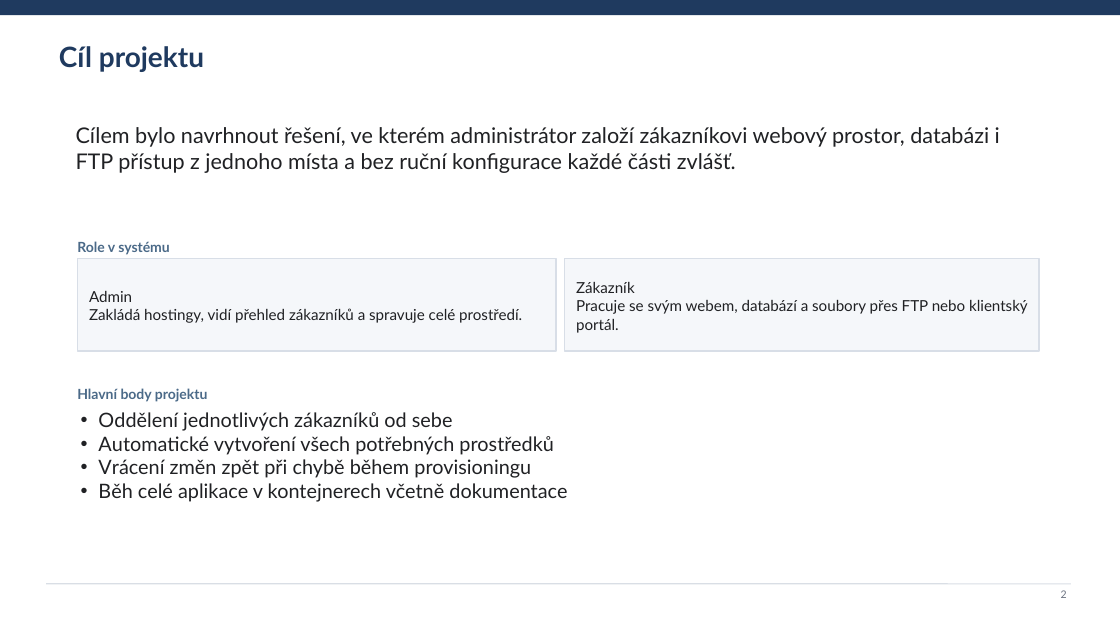
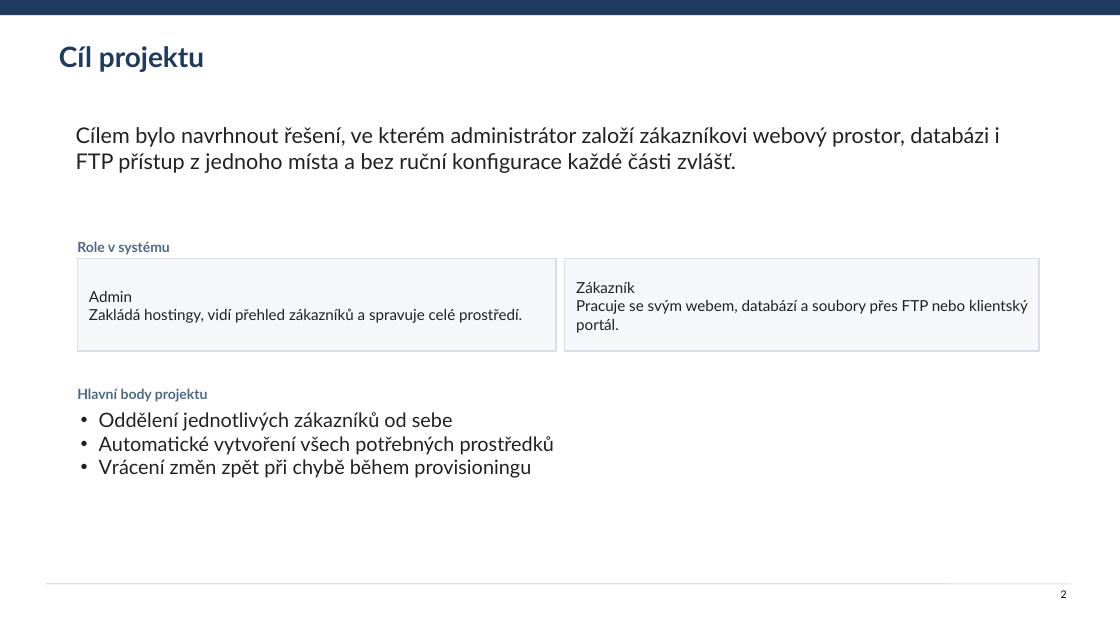
Before and after one commit to matejbartoncik/BSPWE_semestralka, a slide deck: slide 2 of WebServerPrezentace.pptx. Drawn at 1120x630 pixels with LibreOffice and Linux fonts; fonts in the diff are those of the drawing. Boxes give left, top, right and bottom in pixels: in the first picture for what was removed or moved away, otherwise in the second. Text is boxed around its words. In the diff, an @@ line names an element or a change of style, - is before the commit and + after.

Commit message:
Add demo PHP web application and database schema
- Introduced a simple PHP web application in the demo directory that displays the current date, time, and a random quote.
- Added CSS styles for the demo application to enhance the visual presentation.
- Created a database schema for a guestbook application, including a table for storing entries.
- Implemented configuration for database connection in the demo2 web application.
- Developed the main index page for the demo2 application, allowing users to submit messages to the guestbook.
- Added styling for the demo2 application to improve user experience.
- Updated Docker configuration to support the new demo applications and ensure proper environment setup.
- Enhanced documentation to reflect changes in the project structure and functionality.

```diff
--- a/WebServerPrezentace.pptx
+++ b/WebServerPrezentace.pptx
@@ text at <box>98,483,567,502</box>: paragraph removed @@
-• Běh celé aplikace v kontejnerech včetně dokumentace
@@ page number at <box>1061,590,1067,598</box>: text colour #6B7280 to #000000 @@
```
Also in this commit, not shown: 9 other slides changed, 17 other files.
